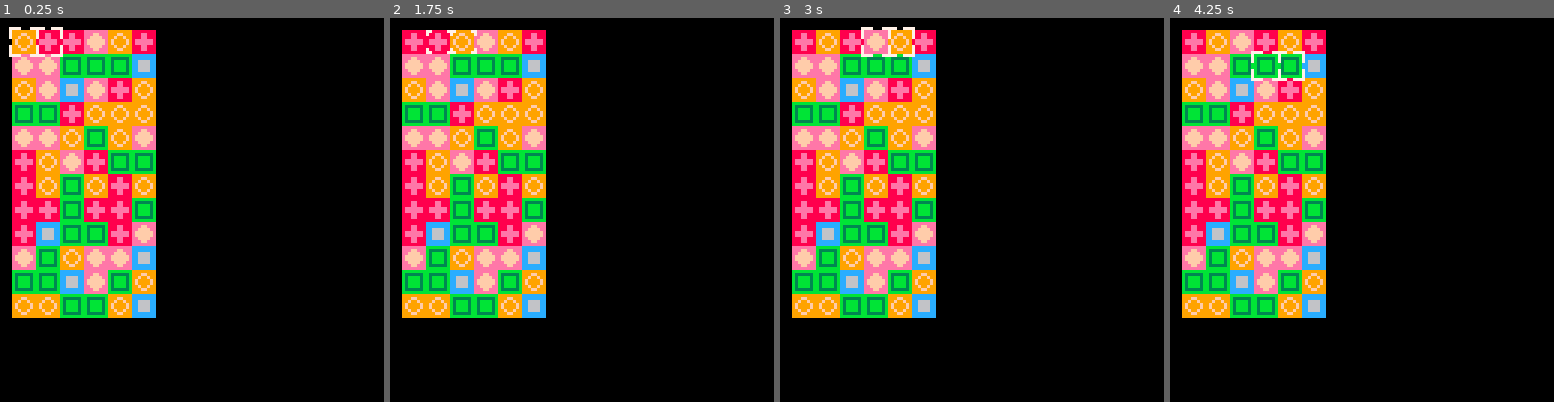
Above: before the commit, frames 1-4 (left to right).
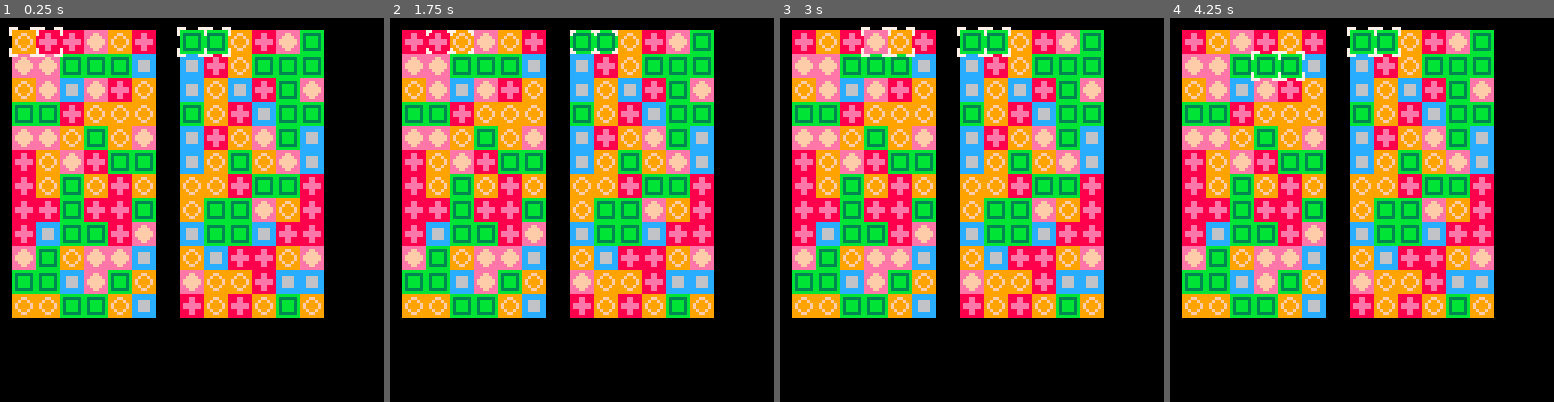
Above: after the commit, the same moments.

Repository: stevelavietes/pico8carts
Game: PICO-8 cartridge pa.p8
Two runs of this game, one before a commit and one after it. Both use one fixed random seed, a clock stepped at 60 frames per second and the inputs below.
Inputs:
- Up to frame 1 (0.25 s): no input
- Up to frame 2 (1.75 s): tap O (Z key) at 0.7, 1.7 s; hold Right from 1.6 s (still down)
- Up to frame 3 (3 s): release Right at 2.1 s; tap O (Z key) at 2.1, 2.5, 2.9 s; hold Up 2.15-2.42 s; hold Right from 2.47 s (still down)
- Up to frame 4 (4.25 s): release Right at 3.03 s; hold Left 3.08-3.58 s; tap O (Z key) at 3.3, 3.7, 4.1 s; hold Down 3.63-3.97 s; hold Right from 4.02 s (still down)

The runs differ from the first frame. In frame 1, 28% of the frame differs, in the area x 2-85%, y 2-79%; in frame 2, 28%; in frame 3, 28%; in frame 4, 28%.

Commit message:
board and camera generalization

Diff:
--- a/pa.p8
+++ b/pa.p8
@@ -1,7 +1,7 @@
 pico-8 cartridge // http://www.pico-8.com
 version 5
 __lua__
-function make_board(w, h)
+function make_board(w, h, x, y, p)
  local b = {}
  b.w = w
  b.h = h
@@ -16,8 +16,9 @@
  end
  b.cx = 0
  b.cy = 0
- b.p = 0
-
+ b.x = x
+ b.y = y
+ b.p = p or 0
  return b
 end
 
@@ -61,6 +62,7 @@
 end
 
 function draw_board(b)
+ pushc(-b.x, -b.y)
  for h = 1, b.h do
   local r = b.t[h]
   for w = 1, b.w do
@@ -70,55 +72,79 @@
  local x = b.cx*8
  local y = b.cy*8
  draw_curs(x, y, g.tick%30 < 15)
+ popc()
 end
 
 function draw_curs(x, y, grow)
- local c=7
+ local c,l,p=7,1,0
  if grow then
-  line(x-1, y-1, x+2, y-1, c)
-  line(x-1, y-1, x-1, y+2, c)
-  line(x+6, y-1, x+10, y-1, c)
-  line(x+8, y-1, x+8, y+2, c)
-  line(x+13, y-1, x+16, y-1, c)
-  line(x+16, y-1, x+16, y+2, c)
-  line(x-1, y+8, x+2, y+8, c)
-  line(x-1, y+8, x-1, y+5, c)
-  line(x+6, y+8, x+10, y+8, c)
-  line(x+8, y+5, x+8, y+8, c)
-  line(x+13, y+8, x+16, y+8, c)
-  line(x+16, y+8, x+16, y+5, c)
- else
-  for i = 1,2 do
-   line(x, y, x+1, y, c)
-   line(x, y, x, y+1, c)
-   line(x+7, y, x+8, y, c)
-   line(x+8, y, x+8, y+1, c)
-   line(x, y+7, x+1, y+7, c)
-   line(x, y+7, x, y+6, c)
-   line(x+7, y+7, x+8, y+7, c)
-   line(x+8, y+7, x+8, y+6, c)
-   x+=8
-  end
+  l,p=2,1
+ end
+ pushc(-(x-p),-(y-p))
+ line(0,0,l,0,c)
+ line(0,0,0,l,c)
+ popc()
+ pushc(-(x-p),-(y+7+p))
+ line(0,0,l,0,c)
+ line(0,0,0,-l,c)
+ popc()
+ pushc(-(x+15+p),-(y-p))
+ line(0,0,-l,0,c)
+ line(0,0,0,l,c)
+ popc()
+ pushc(-(x+15+p),-(y+7+p))
+ line(0,0,-l,0,c)
+ line(0,0,0,-l,c)
+ popc()
+ pushc(-(x+8),-(y-p))
+ line(-(1+p),0,1+p,0,c)
+ line(0,0,0,l,c)
+ popc()
+ pushc(-(x+8),-(y+7+p))
+ line(-(1+p),0,1+p,0,c)
+ line(0,0,0,-l,c)
+ popc()
+end
+--
+function pushc(x, y)
+	local l={0,0}
+	if #g._cms > 0 then
+	 l=g._cms[#g._cms]
 	end
-end
-
+	local n={l[1]+x,l[2]+y}
+	add(g._cms, n)
+	camera(n[1], n[2])
+end
+function popc()
+	local len = #g._cms
+	if len > 0 then
+	 g._cms[len] = nil
+	end
+	len -= 1
+	if len > 0 then
+	 local xy=g._cms[len]
+	 camera(xy[1],xy[2])
+	else
+	 camera()
+	end
+end
 --
+function _update()
+ g.tick+=1
+ foreach(g._bs,update_board)
+end
 
 function _draw()
  cls()
- camera(-4, -4)
- draw_board(g.b1)
- camera(0, 0)
-end
-
-function _update()
- g.tick+=1
- update_board(g.b1)
+ foreach(g._bs,draw_board)
 end
 
 function _init()
  g = {}
- g.b1 = make_board(6, 12)
+ g._cms = {}
+ g._bs = {}
+ add(g._bs, make_board(6,12,4,4))
+ add(g._bs, make_board(6,12,60,4,1))
  g.tick = 0
 end
 
